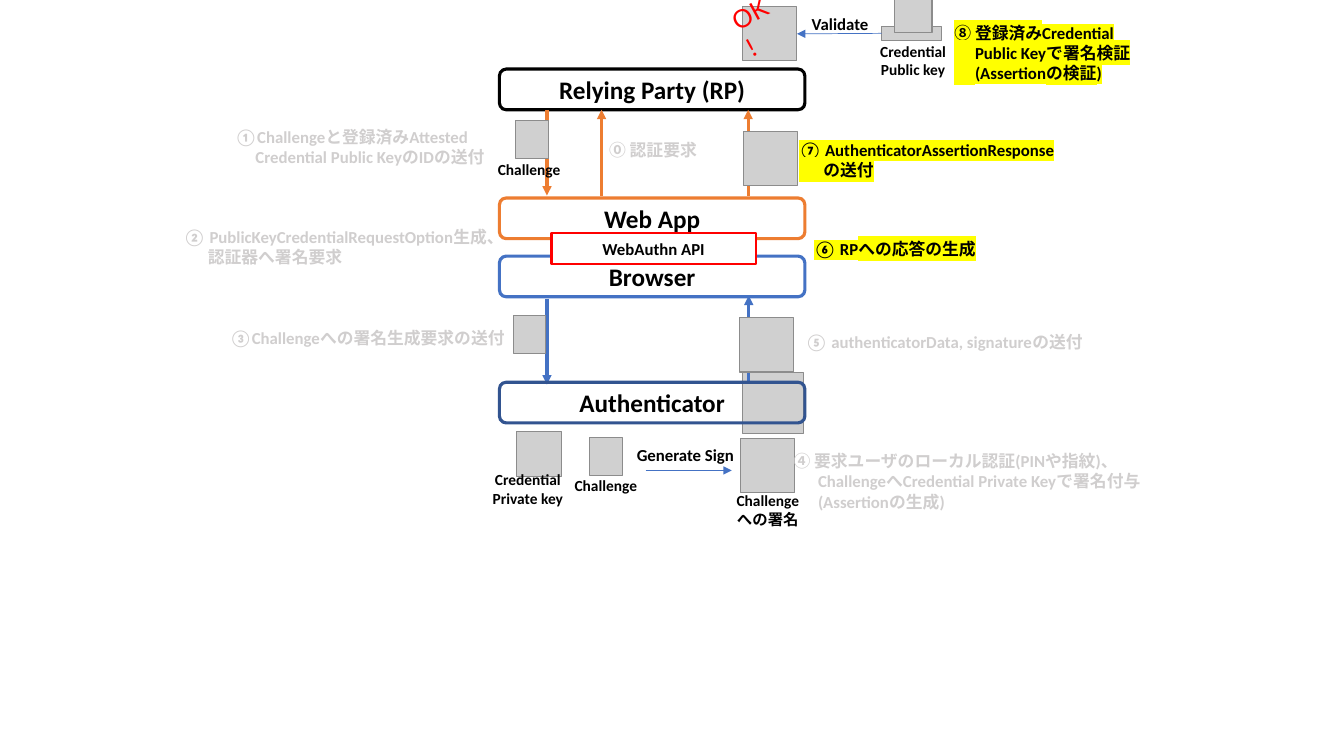
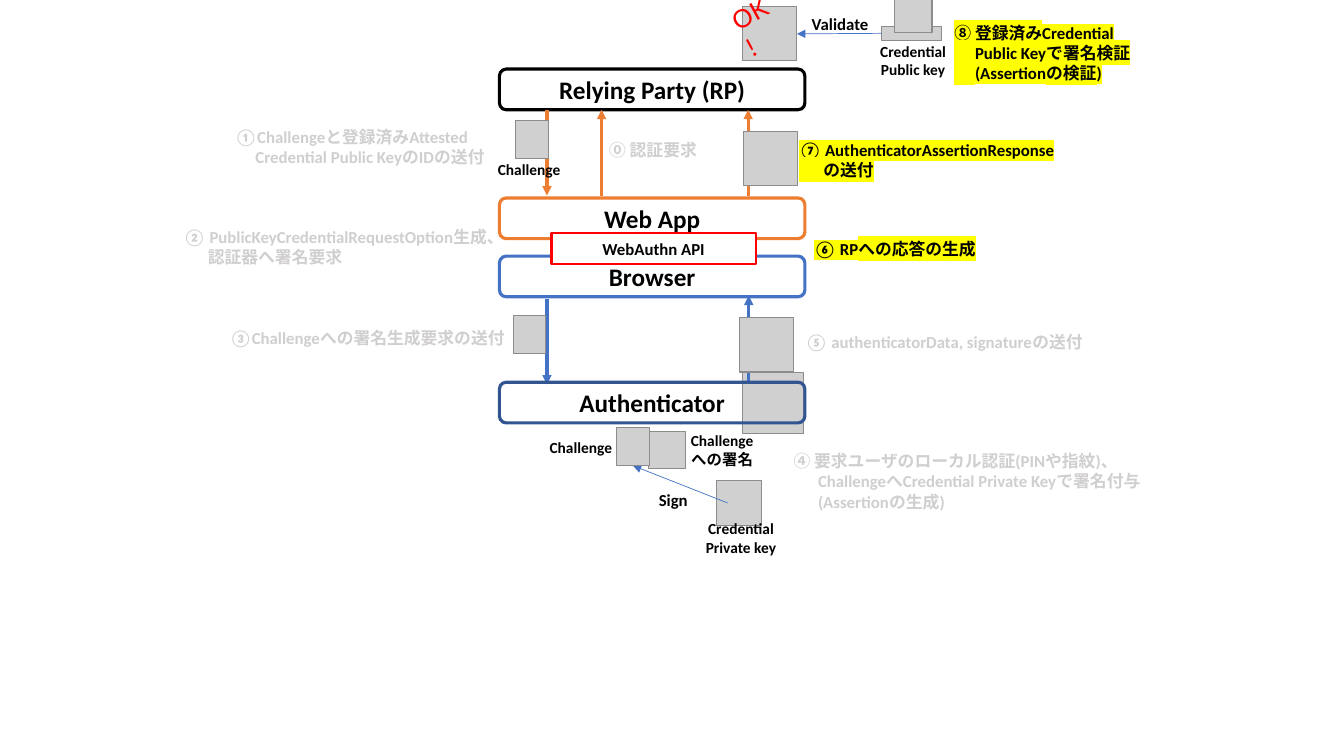
Before and after one commit to junkurihara/class-fido2_webauthn, a slide deck: slide 20 of slides/Figs/figures.pptx. Drawn at 1344x756 pixels with LibreOffice and Linux fonts; fonts in the diff are those of the drawing; grey boxes stand for pictures. Boxes give left, top, right and bottom in pixels: in the first picture for what was removed or moved away, otherwise in the second. Text is boxed around its words. In the diff, an @@ line names an element or a change of style, - is before the commit and + after.

```diff
--- a/slides/Figs/figures.pptx
+++ b/slides/Figs/figures.pptx
@@ text "Challenge" moved from (x1=575, y1=480, x2=638, y2=494) to (x1=550, y1=442, x2=613, y2=456) @@
@@ picture moved from (x1=590, y1=438, x2=622, y2=476) to (x1=617, y1=427, x2=649, y2=466) @@
@@ picture resized from (x1=741, y1=439, x2=796, y2=493) to (x1=649, y1=432, x2=687, y2=469) @@
@@ text "Challenge" moved from (x1=737, y1=495, x2=800, y2=527) to (x1=691, y1=433, x2=754, y2=467) @@
@@ arrow moved from (646, 471) - (732, 471) to (728, 503) - (633, 466) @@
@@ text at (x1=659, y1=494, x2=688, y2=509): text changed @@
-Generate Sign
+Sign
@@ picture moved from (x1=517, y1=432, x2=563, y2=477) to (x1=717, y1=481, x2=762, y2=526) @@
@@ text "Credential" moved from (x1=493, y1=472, x2=563, y2=507) to (x1=706, y1=521, x2=776, y2=556) @@
```
Also in this commit, not shown: 4 other slides changed, 7 other files.
